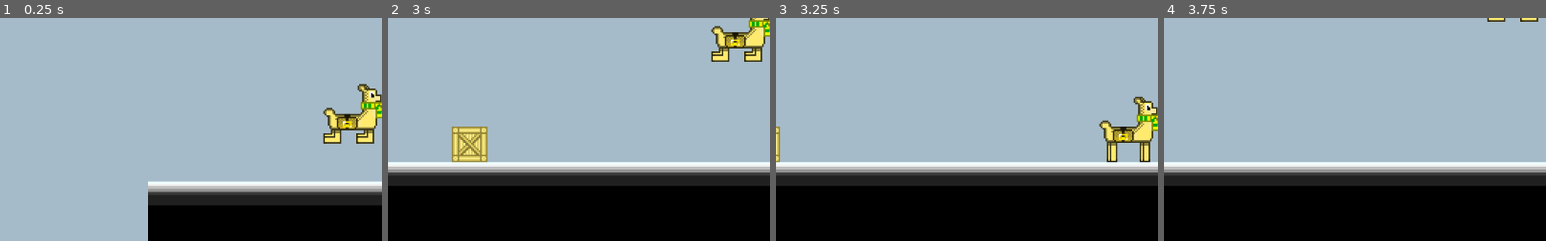
Above: before the commit, frames 1-4 (left to right).
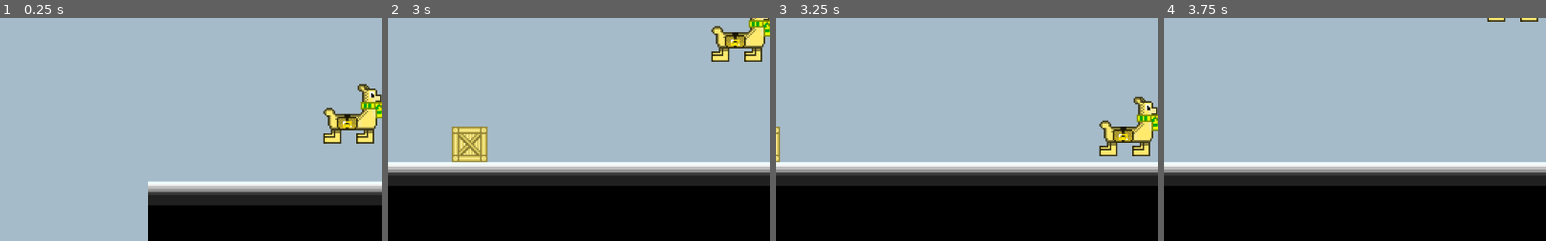
Above: after the commit, the same moments.

Repository: LeoDog896/Llama-Zips
Game: Godot game, scene res://Templates/LevelTemplate.tscn
The game is run twice, just before and just after one commit, with the same random seed, the same clock (stepped at 60 frames per second) and the same inputs.
Inputs (mouse positions are % of the whole screen's width and height, from its top left):
- Up to frame 1 (0.25 s): no input
- Up to frame 2 (3 s): tap Enter at 0.5 s; move the mouse to (69, 79) at 0.52 s; hold Up (ui_up) 0.53-1.28 s; hold Right (ui_right) 0.53-2.03 s; click (69, 79) at 0.67 s; move the mouse to (30, 55) at 1.27 s; tap Up (ui_up) at 1.35, 1.52, 1.82, 2.85 s; move the mouse to (60, 28) at 2.02 s; hold A (ui_left) 2.03-2.78 s; hold Up (ui_up) 2.03-2.78 s; move the mouse to (45, 70) at 2.77 s; hold Right (ui_right) from 2.78 s (still down); click (45, 70) at 2.92 s
- Up to frame 3 (3.25 s): keep holding Right (ui_right); tap Up (ui_up) at 3.02 s
- Up to frame 4 (3.75 s): keep holding Right (ui_right); tap Up (ui_up) at 3.32 s; move the mouse to (80, 65) at 3.52 s; hold Up (ui_up) from 3.53 s (still down)
The pictures show only the part of the screen within x 3-53%, y 50-100%; the shares and areas given below are measured in that part.

Frames 1-2 are identical in both runs. In frame 3, 0.4% of the frame differs, in the area x 84-98%, y 57-65%; in frame 4, nothing differs.

Commit message:
help plz

Diff:
--- a/Templates/LevelTemplate.tscn
+++ b/Templates/LevelTemplate.tscn
@@ -5,27 +5,27 @@
 [ext_resource path="res://Lab Bottom tile-1.png.png" type="Texture" id=3]
 [ext_resource path="res://Utils/crate.tscn" type="PackedScene" id=4]
 
-[sub_resource type="NavigationPolygon" id=5]
+[sub_resource type="NavigationPolygon" id=1]
 vertices = PoolVector2Array( 44, 44, 0, 44, 0, 0, 44, 0 )
 polygons = [ PoolIntArray( 0, 1, 2, 3 ) ]
 
-[sub_resource type="OccluderPolygon2D" id=6]
+[sub_resource type="OccluderPolygon2D" id=2]
 polygon = PoolVector2Array( 44, 44, 0, 44, 0, 0, 44, 0 )
 
-[sub_resource type="ConvexPolygonShape2D" id=1]
+[sub_resource type="ConvexPolygonShape2D" id=3]
 points = PoolVector2Array( 0, 0, 44, 0, 44, 44, 0, 44 )
 
-[sub_resource type="NavigationPolygon" id=7]
+[sub_resource type="NavigationPolygon" id=4]
 vertices = PoolVector2Array( 44, 44, 0, 44, 0, 0, 44, 0 )
 polygons = [ PoolIntArray( 0, 1, 2, 3 ) ]
 
-[sub_resource type="OccluderPolygon2D" id=8]
+[sub_resource type="OccluderPolygon2D" id=5]
 polygon = PoolVector2Array( 44, 44, 0, 44, 0, 0, 44, 0 )
 
-[sub_resource type="ConvexPolygonShape2D" id=9]
+[sub_resource type="ConvexPolygonShape2D" id=6]
 points = PoolVector2Array( 0, 0, 44, 0, 44, 44, 0, 44 )
 
-[sub_resource type="TileSet" id=4]
+[sub_resource type="TileSet" id=7]
 0/name = "tile.png 0"
 0/texture = ExtResource( 2 )
 0/tex_offset = Vector2( 0, 0 )
@@ -33,14 +33,19 @@
 0/region = Rect2( 0, 0, 44, 44 )
 0/tile_mode = 0
 0/occluder_offset = Vector2( 0, 0 )
-0/occluder = SubResource( 6 )
+0/occluder = SubResource( 2 )
 0/navigation_offset = Vector2( 0, 0 )
-0/navigation = SubResource( 5 )
+0/navigation = SubResource( 1 )
+0/shape_offset = Vector2( 0, 0 )
+0/shape_transform = Transform2D( 1, 0, 0, 1, 0, 0 )
+0/shape = SubResource( 3 )
+0/shape_one_way = false
+0/shape_one_way_margin = 1.0
 0/shapes = [ {
 "autotile_coord": Vector2( 0, 0 ),
 "one_way": false,
 "one_way_margin": 1.0,
-"shape": SubResource( 1 ),
+"shape": SubResource( 3 ),
 "shape_transform": Transform2D( 1, 0, 0, 1, 0, 0 )
 } ]
 0/z_index = 0
@@ -51,14 +56,19 @@
 1/region = Rect2( 0, 0, 44, 44 )
 1/tile_mode = 0
 1/occluder_offset = Vector2( 0, 0 )
-1/occluder = SubResource( 8 )
+1/occluder = SubResource( 5 )
 1/navigation_offset = Vector2( 0, 0 )
-1/navigation = SubResource( 7 )
+1/navigation = SubResource( 4 )
+1/shape_offset = Vector2( 0, 0 )
+1/shape_transform = Transform2D( 1, 0, 0, 1, 0, 0 )
+1/shape = SubResource( 6 )
+1/shape_one_way = false
+1/shape_one_way_margin = 1.0
 1/shapes = [ {
 "autotile_coord": Vector2( 0, 0 ),
 "one_way": false,
 "one_way_margin": 1.0,
-"shape": SubResource( 9 ),
+"shape": SubResource( 6 ),
 "shape_transform": Transform2D( 1, 0, 0, 1, 0, 0 )
 } ]
 1/z_index = 0
@@ -67,7 +77,7 @@
 
 [node name="TileMap" type="TileMap" parent="."]
 position = Vector2( 200.646, -7.79205 )
-tile_set = SubResource( 4 )
+tile_set = SubResource( 7 )
 cell_size = Vector2( 44, 44 )
 cell_clip_uv = true
 format = 1
--- a/Utils/Scripts/Player.gd
+++ b/Utils/Scripts/Player.gd
@@ -46,8 +46,6 @@
 	if Input.is_action_pressed("ui_up") and is_on_floor():
 		velocity.y = -610
 		sprite.play("jumping")
-		if not is_on_floor():
-			sprite.play("jumping")
 	elif is_on_floor():
 		velocity.y = 0
 	move_and_slide(velocity, Vector2(0, -1), false, 4, 0.785398, false)
@@ -56,7 +54,7 @@
 		var reflect = collision.remainder.bounce(collision.normal)
 		velocity = velocity.bounce(collision.normal)
 		move_and_collide(reflect)
-
+	check()
 func _process(_delta):
 	if velocity.x < 0:
 		sprite.set_flip_h(true)
@@ -64,8 +62,7 @@
 		sprite.set_flip_h(false)
 	if Input.is_action_pressed("ui_up") and is_on_floor():
 		velocity.y = -610
-		if not is_on_floor():
-			sprite.play("jumping")
+		check()
 
 func _input(event):
 	if event is InputEventKey and event.scancode == KEY_F11:
@@ -75,3 +72,7 @@
 				can_fullscreen = false
 		else:
 			can_fullscreen = true
+
+func check():
+	if not is_on_floor():
+			sprite.play("jumping")
